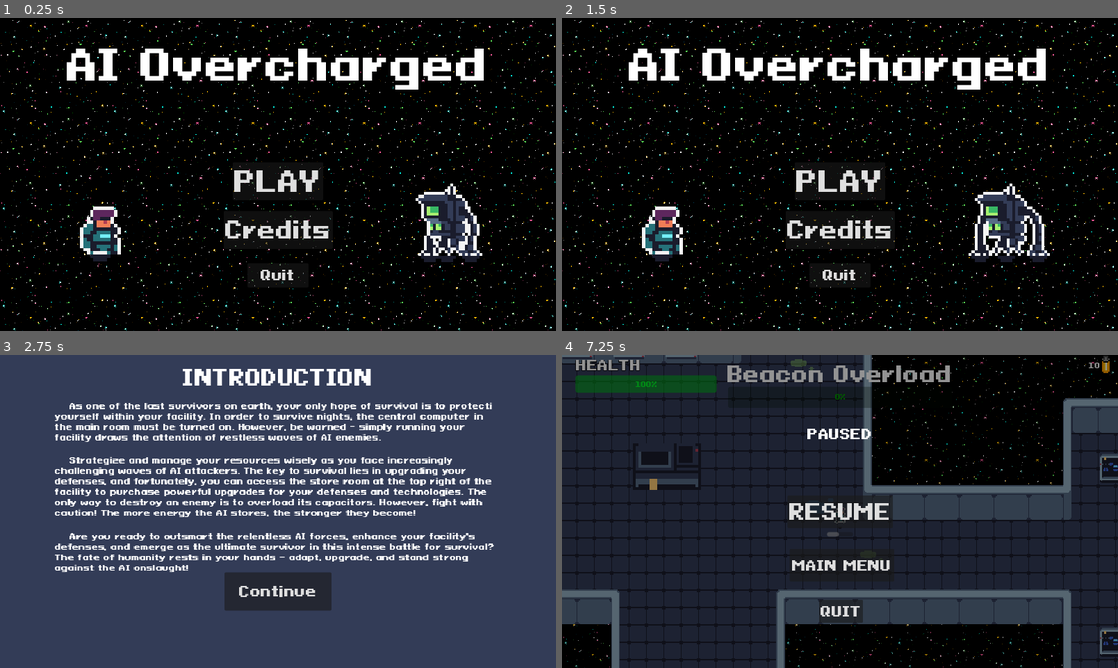
Above: before the commit, frames 1-4 (two rows, left to right).
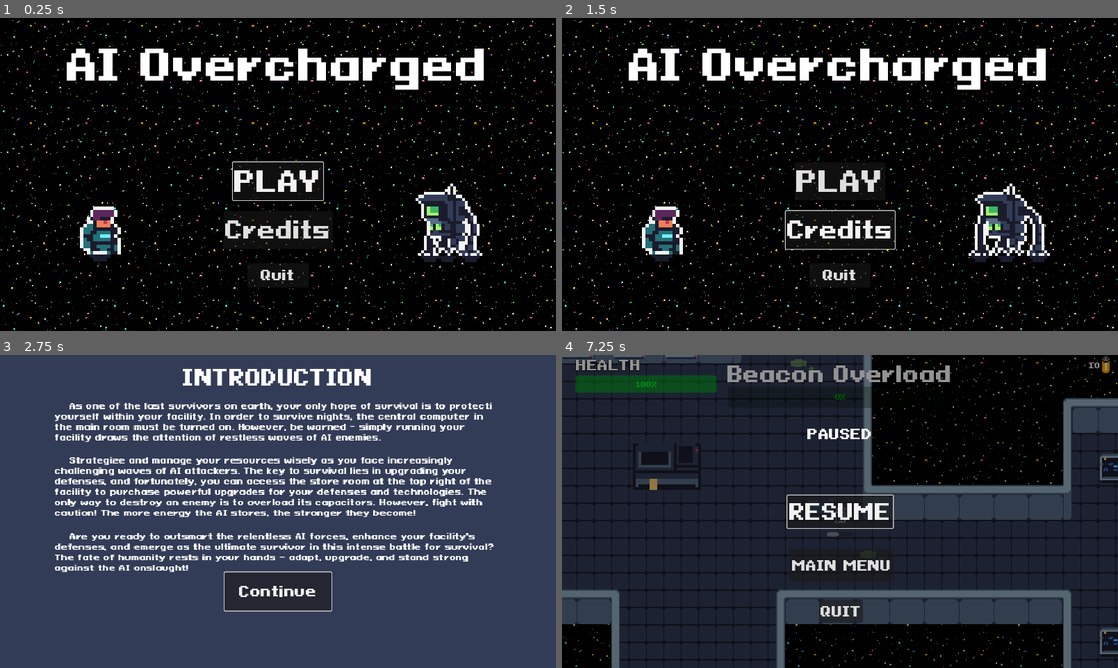
Above: after the commit, the same moments.

Repository: AugustanaCSC380January2024/final-game-solo
Game: Godot game, scene res://Scenes/main_menu.tscn
Same seed, same stepped clock (60 frames per second), same inputs: the game is played once before the commit and once after it. Sound files missing from this copy of the repository are replaced by a short silence.
Inputs (mouse positions are in pixels of both pictures, inside the frame that each line leads up to):
- Up to frame 1 (0.25 s): no input
- Up to frame 2 (1.5 s): click "Credits" at 0.5 s; click "MAIN MENU" at 1.25 s
- Up to frame 3 (2.75 s): click "PLAY" at 2 s
- Up to frame 4 (7.25 s): click "Continue" at 2.75 s; tap Enter at 3.5 s; move the mouse to (962, 495) at 3.52 s; hold D (move_right) 3.53-4.28 s; tap E (interact) at 3.6, 4.55, 5.1, 6.05, 6.6 s; click (962, 495) at 3.8 s; move the mouse to (728, 527) at 4.27 s; hold S (move_down) 4.28-5.03 s; click (728, 527) at 4.35 s; move the mouse to (895, 442) at 5.02 s; hold D (move_right) 5.03-5.78 s; click (895, 442) at 5.3 s; move the mouse to (812, 574) at 5.77 s; hold W (move_up) 5.78-6.53 s; click (812, 574) at 5.85 s; move the mouse to (1006, 558) at 6.52 s; hold A (move_left) from 6.53 s (still down); click (1006, 558) at 6.8 s; tap Escape (pause) at 7.15 s

The runs differ from the first frame. In frame 1, 0.1% of the frame differs, in the area x 41-59%, y 45-59%; in frame 2, 0.2%; in frame 3, 0.2%, in the area x 40-60%, y 69-82%; in frame 4, 0.2%.

Commit message:
Added Controller Support

Diff:
--- /dev/null
+++ b/Scenes/crosshair.tscn
@@ -0,0 +1,7 @@
+[gd_scene load_steps=2 format=3 uid="uid://dxb5jbvwrlm2l"]
+
+[ext_resource type="Texture2D" uid="uid://83u23yd1rnow" path="res://Assets/Sprites/crosshair111.png" id="1_wauc5"]
+
+[node name="Crosshair" type="Sprite2D"]
+scale = Vector2(0.416667, 0.416667)
+texture = ExtResource("1_wauc5")
--- a/Scenes/enemy.tscn
+++ b/Scenes/enemy.tscn
@@ -235,7 +235,6 @@
 shape = SubResource("CircleShape2D_3m0wo")
 
 [node name="NavigationAgent2D" type="NavigationAgent2D" parent="."]
-debug_enabled = true
 
 [node name="NavigationTimer" type="Timer" parent="."]
 wait_time = 0.5
--- a/Scenes/player.tscn
+++ b/Scenes/player.tscn
@@ -1,8 +1,9 @@
-[gd_scene load_steps=26 format=3 uid="uid://drmbs3fxcl2db"]
+[gd_scene load_steps=27 format=3 uid="uid://drmbs3fxcl2db"]
 
 [ext_resource type="Texture2D" uid="uid://comtrm3l4gg0s" path="res://Assets/Sprites/players green x1.png" id="1_30igu"]
 [ext_resource type="Script" path="res://Scripts/player.gd" id="1_d27qr"]
 [ext_resource type="PackedScene" uid="uid://de0xpl6ms7nfv" path="res://Scenes/ui.tscn" id="3_syg6f"]
+[ext_resource type="PackedScene" uid="uid://dxb5jbvwrlm2l" path="res://Scenes/crosshair.tscn" id="4_r8eki"]
 
 [sub_resource type="AtlasTexture" id="AtlasTexture_3n86n"]
 atlas = ExtResource("1_30igu")
@@ -235,5 +236,7 @@
 offset_bottom = 23.0
 show_percentage = false
 
+[node name="Crosshair" parent="." instance=ExtResource("4_r8eki")]
+
 [connection signal="area_shape_entered" from="CoinCollection" to="." method="_on_coin_collection_area_shape_entered"]
 [connection signal="timeout" from="WeaponCooldown" to="." method="_on_weapon_cooldown_timeout"]
--- a/Scripts/credits.gd
+++ b/Scripts/credits.gd
@@ -1,7 +1,9 @@
 extends Control
 
 @onready var button = $Button
+@onready var main_menu = get_parent().get_node("CreditsButton")
 
 
 func _on_button_pressed():
 	visible = false
+	main_menu.grab_focus()
--- a/Scripts/default_enemy.gd
+++ b/Scripts/default_enemy.gd
@@ -107,8 +107,8 @@
 				var battery_instance = battery.instantiate()
 				spawner.add_child(battery_instance)
 				battery_instance.global_position = global_position + Vector2(randf_range(-10,10), randf_range(-10,10))
-		free()
-		#queue_free()
+		#free()
+		queue_free()
 
 func set_health_bar():
 	health_bar.max_value = health
--- a/Scripts/game.gd
+++ b/Scripts/game.gd
@@ -59,6 +59,7 @@
 		open_store_label.visible = true
 		if Input.is_action_just_pressed("interact"):
 			open_shop()
+			store_ui.damage_button.grab_focus()
 			Input.set_custom_mouse_cursor(null)
 	else:
 		open_store_label.visible = false
--- a/Scripts/introduction.gd
+++ b/Scripts/introduction.gd
@@ -2,7 +2,8 @@
 
 @onready var button = $Button
 
-
+func _ready():
+	button.grab_focus()
 
 func _on_button_pressed():
 	visible = false
--- a/Scripts/main_menu.gd
+++ b/Scripts/main_menu.gd
@@ -5,6 +5,8 @@
 @onready var quit = $Quit
 @onready var credits = $Credits
 
+func _ready():
+	play.grab_focus()
 
 func _on_play_pressed():
 	get_tree().change_scene_to_file("res://Scenes/Game.tscn")
--- a/Scripts/pause_menu.gd
+++ b/Scripts/pause_menu.gd
@@ -1,10 +1,14 @@
 extends Control
 
 var crosshair = load("res://Assets/Sprites/crosshair111.png")
+@onready var resume = $Resume
+
+
 
 func _process(delta):
 	if Input.is_action_just_pressed("pause"):
 		change_pause_state()
+		resume.grab_focus()
 
 func change_pause_state():
 	if !get_tree().paused:
--- a/Scripts/player.gd
+++ b/Scripts/player.gd
@@ -21,6 +21,7 @@
 @onready var weapon_cooldown = $WeaponCooldown
 @onready var hurt_player = $HurtPlayer
 @onready var cooldown_progress = $CooldownProgress
+@onready var crosshair = $Crosshair
 
 var shoot_sound = preload("res://Assets/Sounds/ESM_GW_gun_one_shot_hi_tech_machine_single_shot_4_energy_heavy_bass_short_1.wav")
 var battery_sound = preload("res://Music/CoinFlipTossRing_S08FO.689.wav")
@@ -37,6 +38,8 @@
 var alive = true
 var cooldown = false
 var can_shoot: bool = true
+var look_vector = Vector2.ZERO
+var controller_aim = false
 
 var energy_orb_scene = preload("res://Scenes/Projectiles/energy_orb.tscn")
 
@@ -63,6 +66,19 @@
 	if alive:
 		get_input()
 		move_and_slide()
+		aim()
+
+func aim():
+	look_vector.x = -(Input.get_action_strength("look_right") - Input.get_action_strength("look_left"))
+	look_vector.y = (Input.get_action_strength("look_up") - Input.get_action_strength("look_down"))
+	if look_vector != Vector2.ZERO:
+		print("TURE")
+		crosshair.visible = true
+		crosshair.position = -(look_vector*100)
+		controller_aim = true
+	else:
+		crosshair.visible = false
+		controller_aim = false
 
 func get_input():
 	var input_direction = Input.get_vector("move_left", "move_right", "move_up", "move_down")
@@ -94,7 +110,10 @@
 		animation_player.play("shoot")
 		energy_orb.global_position = global_position
 		energy_orb.position = position
-		energy_orb.direction = -get_global_mouse_position().direction_to(position)
+		if controller_aim:
+			energy_orb.direction = -crosshair.global_position.direction_to(position)
+		else:
+			energy_orb.direction = -get_global_mouse_position().direction_to(position)
 		energy_orb_container.add_child(energy_orb)
 
 func take_damage(damage):
--- a/Scripts/spawn_area.gd
+++ b/Scripts/spawn_area.gd
@@ -12,7 +12,6 @@
 	enemy_array.append(large_enemy)
 
 func spawn_enemy(player, beacon, scaling_difficulty):
-	print("enemy spawned")
 	var spawnable_enemy = enemy_array.pick_random().instantiate()
 	spawnable_enemy.scale = Vector2(.6,.6)
 	spawnable_enemy.base_damage = spawnable_enemy.base_damage * (1 + .1) ** scaling_difficulty
@@ -21,5 +20,4 @@
 	spawnable_enemy.round = scaling_difficulty
 	add_child(spawnable_enemy)
 	spawnable_enemy.health = spawnable_enemy.health * (1 + .2) ** scaling_difficulty
-	print("Health: " + str(spawnable_enemy.health))
-	print("Damage: " + str(spawnable_enemy.base_damage))
+	print("Enemy should be spawned")
--- a/project.godot
+++ b/project.godot
@@ -27,6 +27,14 @@
 
 [input]
 
+ui_accept={
+"deadzone": 0.5,
+"events": [Object(InputEventKey,"resource_local_to_scene":false,"resource_name":"","device":0,"window_id":0,"alt_pressed":false,"shift_pressed":false,"ctrl_pressed":false,"meta_pressed":false,"pressed":false,"keycode":4194309,"physical_keycode":0,"key_label":0,"unicode":0,"echo":false,"script":null)
+, Object(InputEventKey,"resource_local_to_scene":false,"resource_name":"","device":0,"window_id":0,"alt_pressed":false,"shift_pressed":false,"ctrl_pressed":false,"meta_pressed":false,"pressed":false,"keycode":4194310,"physical_keycode":0,"key_label":0,"unicode":0,"echo":false,"script":null)
+, Object(InputEventKey,"resource_local_to_scene":false,"resource_name":"","device":0,"window_id":0,"alt_pressed":false,"shift_pressed":false,"ctrl_pressed":false,"meta_pressed":false,"pressed":false,"keycode":32,"physical_keycode":0,"key_label":0,"unicode":32,"echo":false,"script":null)
+, Object(InputEventJoypadButton,"resource_local_to_scene":false,"resource_name":"","device":-1,"button_index":0,"pressure":0.0,"pressed":true,"script":null)
+]
+}
 move_up={
 "deadzone": 0.5,
 "events": [Object(InputEventKey,"resource_local_to_scene":false,"resource_name":"","device":-1,"window_id":0,"alt_pressed":false,"shift_pressed":false,"ctrl_pressed":false,"meta_pressed":false,"pressed":false,"keycode":0,"physical_keycode":87,"key_label":0,"unicode":119,"echo":false,"script":null)
@@ -64,11 +72,33 @@
 pause={
 "deadzone": 0.5,
 "events": [Object(InputEventKey,"resource_local_to_scene":false,"resource_name":"","device":-1,"window_id":0,"alt_press …(182 unchanged characters)…
+, Object(InputEventJoypadButton,"resource_local_to_scene":false,"resource_name":"","device":-1,"button_index":6,"pressure":0.0,"pressed":true,"script":null)
 ]
 }
 interact={
 "deadzone": 0.5,
 "events": [Object(InputEventKey,"resource_local_to_scene":false,"resource_name":"","device":-1,"window_id":0,"alt_pressed":false,"shift_pressed":false,"ctrl_pressed":false,"meta_pressed":false,"pressed":false,"keycode":0,"physical_keycode":69,"key_label":0,"unicode":101,"echo":false,"script":null)
+, Object(InputEventJoypadButton,"resource_local_to_scene":false,"resource_name":"","device":-1,"button_index":2,"pressure":0.0,"pressed":true,"script":null)
+]
+}
+look_up={
+"deadzone": 0.5,
+"events": [Object(InputEventJoypadMotion,"resource_local_to_scene":false,"resource_name":"","device":-1,"axis":3,"axis_value":-1.0,"script":null)
+]
+}
+look_right={
+"deadzone": 0.5,
+"events": [Object(InputEventJoypadMotion,"resource_local_to_scene":false,"resource_name":"","device":-1,"axis":2,"axis_value":1.0,"script":null)
+]
+}
+look_down={
+"deadzone": 0.5,
+"events": [Object(InputEventJoypadMotion,"resource_local_to_scene":false,"resource_name":"","device":-1,"axis":3,"axis_value":1.0,"script":null)
+]
+}
+look_left={
+"deadzone": 0.5,
+"events": [Object(InputEventJoypadMotion,"resource_local_to_scene":false,"resource_name":"","device":-1,"axis":2,"axis_value":-1.0,"script":null)
 ]
 }
 
Binary file added: FORITCH/Fix 1.1/index.apple-touch-icon.png
Not shown, added: FORITCH/Fix 1.1/index.apple-touch-icon.png.import
Binary file added: FORITCH/Fix 1.1/index.icon.png
Not shown, added: FORITCH/Fix 1.1/index.icon.png.import
Binary file added: FORITCH/Fix 1.1/index.png
Not shown, added: FORITCH/Fix 1.1/index.png.import
Not shown, changed: export_presets.cfg
Not shown, added: FORITCH/AI OVERCHARGED 1.zip
Not shown, added: FORITCH/Fix 1.1/index.audio.worklet.js
Not shown, added: FORITCH/Fix 1.1/index.html
Not shown, added: FORITCH/Fix 1.1/index.js
Not shown, added: FORITCH/Fix 1.1/index.pck
(and 2 more such lines)
